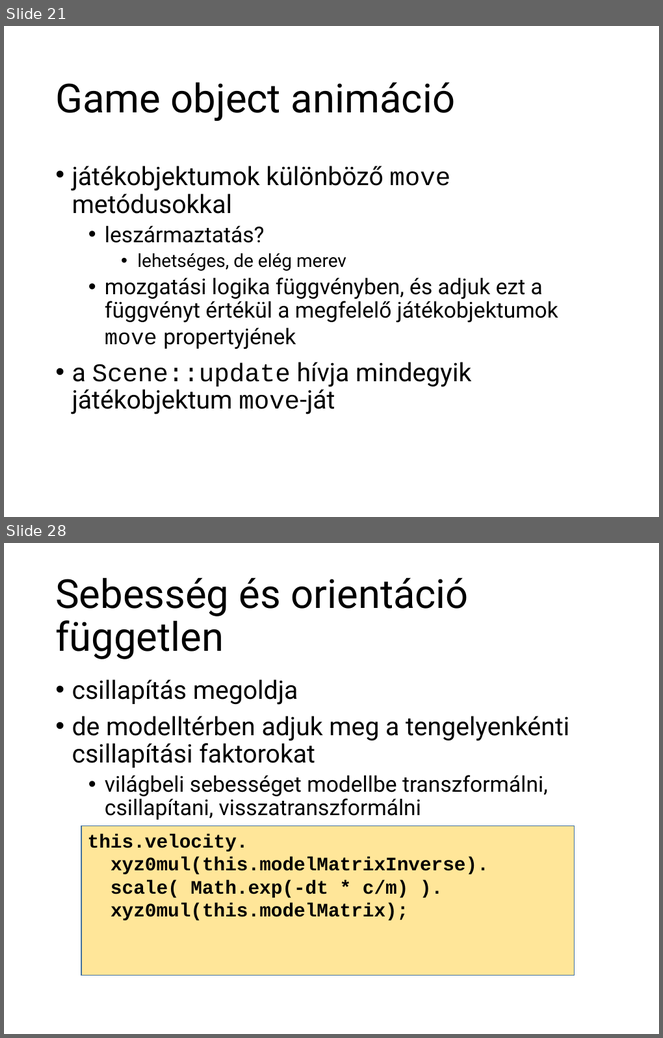
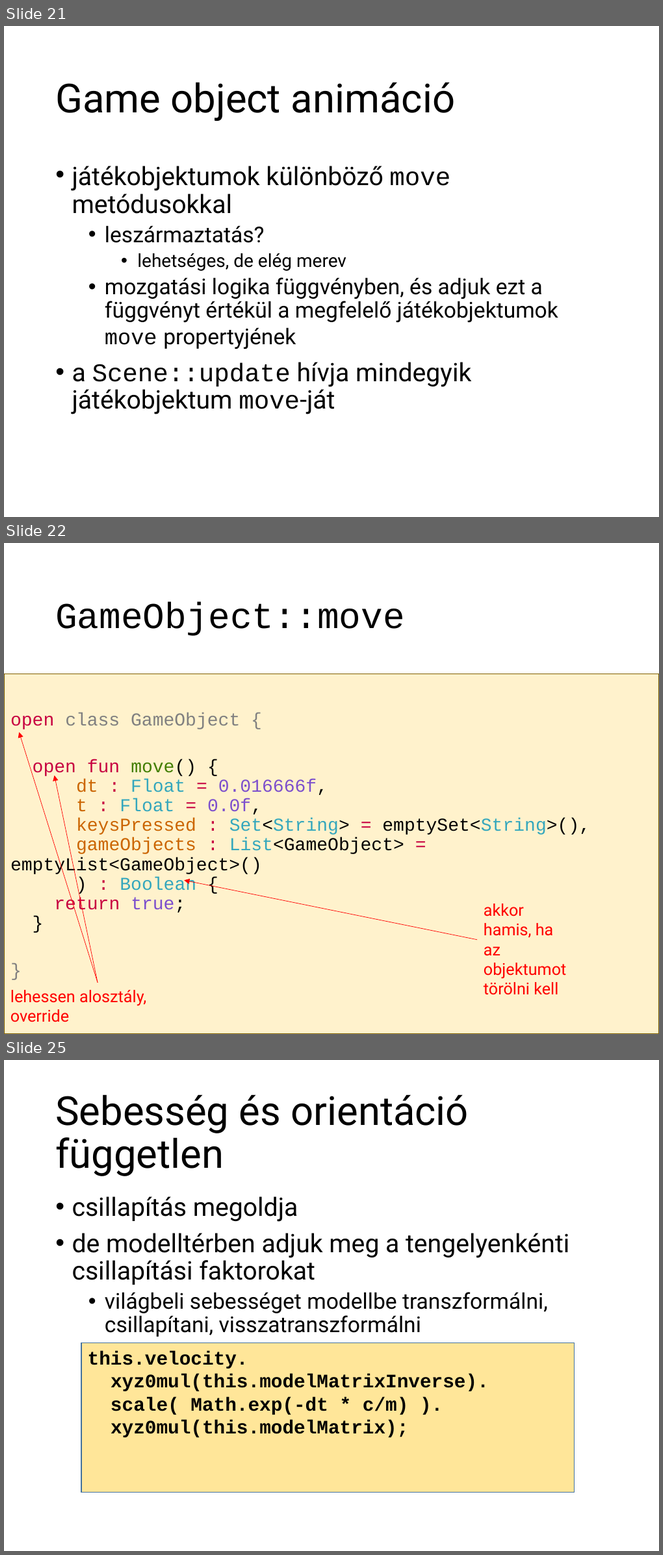
Before and after one commit to szecsi/kogfactory, a slide deck: projects/kog.3gr.020-gom/3gre060_physics.pptx. Shown one above the other, each under a label of ours: slides 21 and 28 before the commit, slides 21, 22 and 25 after it; the slides between them are not shown. The pictures are 663x1038 and 663x1555 pixels, drawn with LibreOffice and Linux fonts; fonts in the diff are those of the drawing. Boxes give left, top, right and bottom in pixels: in the first picture for what was removed or moved away, otherwise in the second. Text is boxed around its words. In the diff, an @@ line names an element or a change of style, - is before the commit and + after.

```diff
--- a/projects/kog.3gr.020-gom/3gre060_physics.pptx
+++ b/projects/kog.3gr.020-gom/3gre060_physics.pptx
@@ slide 22 added at (x1=4, y1=543, x2=659, y2=1034), background #FFFFFF @@
@@ title added at (x1=55, y1=602, x2=404, y2=636), 40 pt, text #000000 @@
+GameObject::move
@@ text added at (x1=4, y1=674, x2=659, y2=1034), fill #FFF2CC, outline #806000 0.75 pt, 20 pt, text #000000 @@
+open class GameObject {
+open fun move() {
+dt : Float = 0.016666f,
+t : Float = 0.0f,
+keysPressed : Set<String> = emptySet<String>(),
+gameObjects : List<GameObject> = emptyList<GameObject>()
+) : Boolean {
+return true;
+}
+}
@@ arrow added from (98, 983) to (19, 732), #FF0000 0.5 pt @@
@@ arrow added from (98, 983) to (55, 776), #FF0000 0.5 pt @@
@@ arrow added from (477, 940) to (184, 880), #FF0000 0.5 pt @@
@@ text added at (x1=484, y1=904, x2=566, y2=995), 18 pt, text #FF0000 @@
+akkor hamis, ha az objektumot törölni kell
@@ text added at (x1=10, y1=990, x2=146, y2=1023), 18 pt, text #FF0000 @@
+lehessen alosztály, override
@@ what was slide 28 is now slide 25 @@
```
Also in this commit, not shown: 1 slide changed, 1 other slide added, 5 slides removed, 15 other files.
